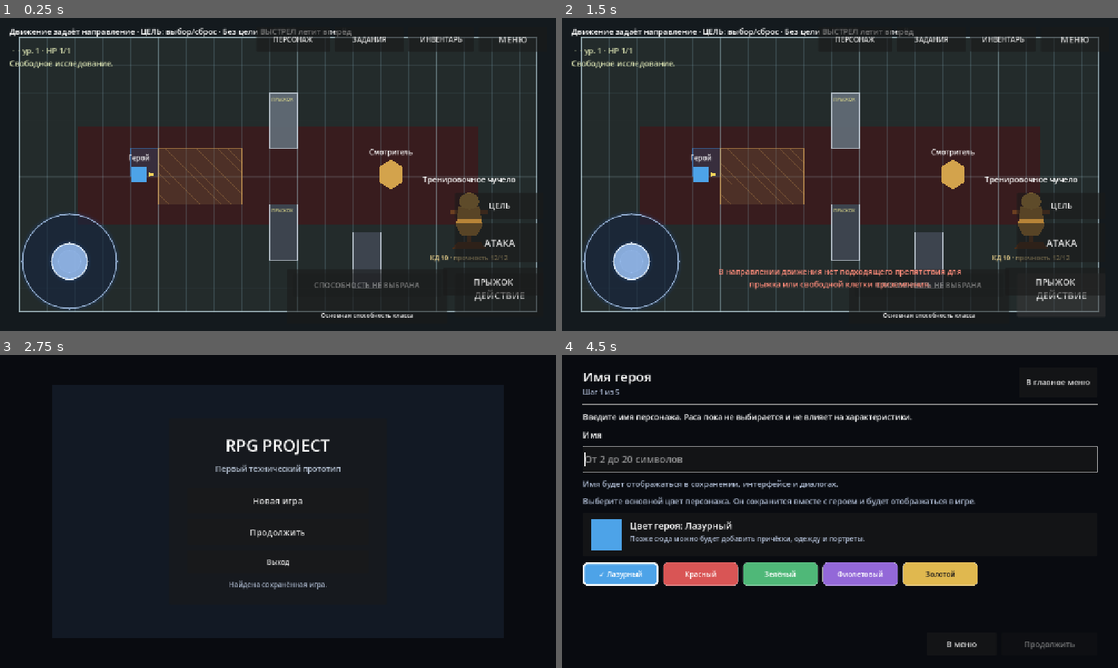
Above: before the commit, frames 1-4 (two rows, left to right).
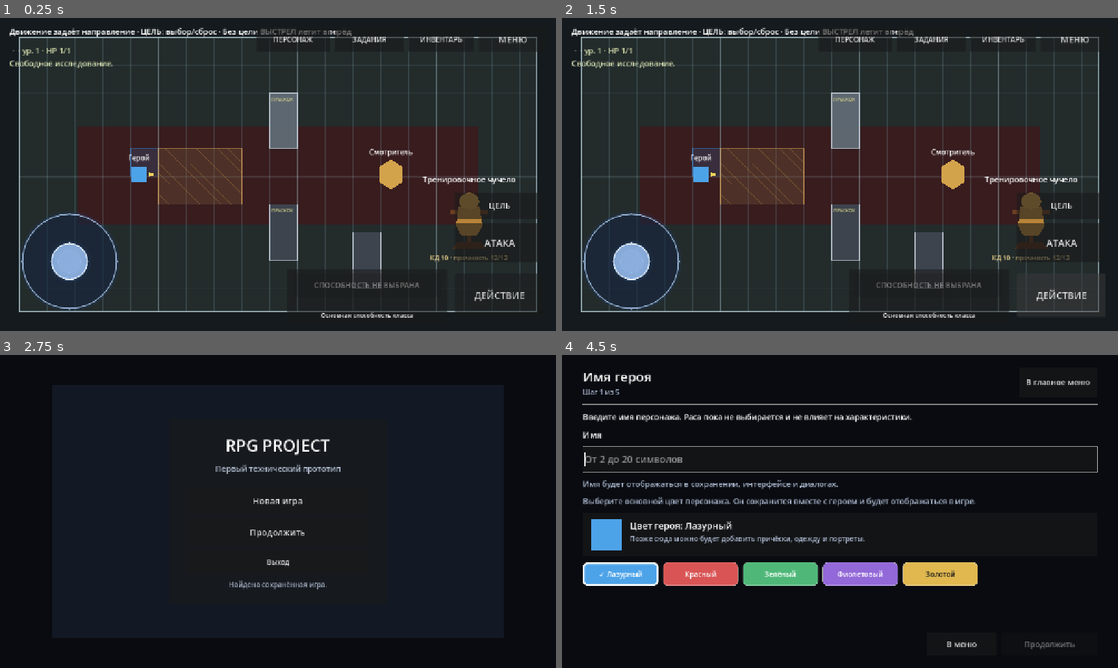
Above: after the commit, the same moments.

Repository: eretenkodaniil16-rgb/rpg-project
Game: Godot game, scene res://scenes/game/game.tscn
The game is run twice, just before and just after one commit, with the same random seed, the same clock (stepped at 60 frames per second) and the same inputs. This scene is started directly instead of the project's main scene.
Inputs (mouse positions are in pixels of both pictures, inside the frame that each line leads up to):
- Up to frame 1 (0.25 s): no input
- Up to frame 2 (1.5 s): click (1056, 280) at 0.5 s, where only the run before the commit has a clickable "ПРЫЖОК"; click "ДЕЙСТВИЕ" at 1.25 s
- Up to frame 3 (2.75 s): click "МЕНЮ" at 2 s
- Up to frame 4 (4.5 s): click "Новая игра" at 2.75 s; click "В главное меню" at 3.5 s; click "Новая игра" at 4.25 s

The runs differ from the first frame. In frame 1, 0.2% of the frame differs, in the area x 83-97%, y 79-89%; in frame 2, 1.2%, in the area x 28-97%, y 79-89%; in frame 3, less than 0.1%; in frame 4, nothing differs.

Commit message:
feat: add floating move confirmation and grouped action catalog

Diff:
--- a/scripts/ui/action_catalog_ui.gd
+++ b/scripts/ui/action_catalog_ui.gd
@@ -4,26 +4,36 @@
 signal action_requested(action_id: String)
 signal jump_requested
 
-const CATEGORY_ORDER: Array[String] = ["movement", "action", "bonus", "reaction"]
+const CATEGORY_ORDER: Array[String] = ["action", "bonus", "reaction"]
 const CATEGORY_LABELS: Dictionary = {
-	"movement": "ПЕРЕМЕЩЕНИЕ",
 	"action": "ДЕЙСТВИЕ",
 	"bonus": "ДОП. ДЕЙСТВИЕ",
 	"reaction": "РЕАКЦИЯ"
 }
+const ACTION_GROUP_ORDER: Array[String] = ["attack", "movement", "spell", "tactic"]
+const ACTION_GROUP_LABELS: Dictionary = {
+	"attack": "АТАКИ",
+	"movement": "ПЕРЕМЕЩЕНИЕ",
+	"spell": "ЗАКЛИНАНИЯ",
+	"tactic": "ТАКТИКА"
+}
 
 var catalog_button: Button
+var confirm_move_button: Button
+var end_turn_button: Button
 var jump_button: Button
 var panel: PanelContainer
 var header_label: Label
 var resource_label: Label
 var description_label: Label
 var category_row: HBoxContainer
+var action_group_row: HBoxContainer
 var action_grid: GridContainer
 var close_button: Button
 
 var _entries: Dictionary = {}
-var _selected_category: String = "movement"
+var _selected_category: String = "action"
+var _selected_action_group: String = "attack"
 var _last_signature: String = ""
 
 
@@ -40,10 +50,15 @@
 	overlay_visible: bool,
 	entries: Dictionary,
 	resource_text: String,
-	movement_plan_text: String
+	movement_plan_text: String,
+	has_movement_plan: bool = false,
+	planned_cost_feet: int = 0
 ) -> void:
-	catalog_button.visible = combat_active and not overlay_visible
-	jump_button.visible = not combat_active and not overlay_visible
+	var show_combat_controls: bool = combat_active and not overlay_visible
+	catalog_button.visible = show_combat_controls
+	end_turn_button.visible = show_combat_controls
+	confirm_move_button.visible = show_combat_controls and player_turn and has_movement_plan
+	jump_button.hide()
 	if not combat_active:
 		panel.hide()
 	if not catalog_button.visible and panel.visible:
@@ -52,8 +67,18 @@
 	resource_label.text = resource_text
 	header_label.text = "БОЕВЫЕ ДЕЙСТВИЯ · %s" % movement_plan_text
 	catalog_button.disabled = not player_turn
+	end_turn_button.disabled = not player_turn
+	confirm_move_button.disabled = not player_turn or not has_movement_plan
+	confirm_move_button.text = "ПЕРЕМЕСТИТЬСЯ · %d ФТ" % planned_cost_feet if has_movement_plan else "ПЕРЕМЕСТИТЬСЯ"
 	if panel.visible:
-		var signature: String = JSON.stringify([_entries, _selected_category, player_turn, resource_text, movement_plan_text])
+		var signature: String = JSON.stringify([
+			_entries,
+			_selected_category,
+			_selected_action_group,
+			player_turn,
+			resource_text,
+			movement_plan_text
+		])
 		if signature != _last_signature:
 			_last_signature = signature
 			_rebuild_action_grid()
@@ -72,25 +97,46 @@
 	catalog_button.name = "ActionCatalogButton"
 	catalog_button.text = "ДЕЙСТВИЯ"
 	catalog_button.set_anchors_preset(Control.PRESET_BOTTOM_RIGHT)
-	catalog_button.offset_left = -260.0
-	catalog_button.offset_top = -145.0
+	catalog_button.offset_left = -268.0
+	catalog_button.offset_top = -224.0
 	catalog_button.offset_right = -28.0
-	catalog_button.offset_bottom = -82.0
+	catalog_button.offset_bottom = -164.0
 	catalog_button.add_theme_font_size_override("font_size", 20)
 	catalog_button.mouse_filter = Control.MOUSE_FILTER_STOP
 	catalog_button.pressed.connect(_toggle_catalog)
 	add_child(catalog_button)
 
+	end_turn_button = Button.new()
+	end_turn_button.name = "EndTurnFixedButton"
+	end_turn_button.text = "ЗАВЕРШИТЬ ХОД"
+	end_turn_button.set_anchors_preset(Control.PRESET_BOTTOM_RIGHT)
+	end_turn_button.offset_left = -268.0
+	end_turn_button.offset_top = -146.0
+	end_turn_button.offset_right = -28.0
+	end_turn_button.offset_bottom = -82.0
+	end_turn_button.add_theme_font_size_override("font_size", 18)
+	end_turn_button.mouse_filter = Control.MOUSE_FILTER_STOP
+	end_turn_button.pressed.connect(func() -> void: action_requested.emit("end_turn"))
+	add_child(end_turn_button)
+
+	confirm_move_button = Button.new()
+	confirm_move_button.name = "ConfirmMovementFloatingButton"
+	confirm_move_button.text = "ПЕРЕМЕСТИТЬСЯ"
+	confirm_move_button.set_anchors_preset(Control.PRESET_CENTER_BOTTOM)
+	confirm_move_button.offset_left = -190.0
+	confirm_move_button.offset_top = -92.0
+	confirm_move_button.offset_right = 190.0
+	confirm_move_button.offset_bottom = -28.0
+	confirm_move_button.add_theme_font_size_override("font_size", 19)
+	confirm_move_button.mouse_filter = Control.MOUSE_FILTER_STOP
+	confirm_move_button.pressed.connect(func() -> void: action_requested.emit("confirm_move"))
+	add_child(confirm_move_button)
+
+	# Compatibility node. The active mobile jump button is created next to the joystick.
 	jump_button = Button.new()
-	jump_button.name = "ExplorationJumpButton"
+	jump_button.name = "ExplorationJumpButtonLegacy"
 	jump_button.text = "ПРЫЖОК"
-	jump_button.set_anchors_preset(Control.PRESET_BOTTOM_RIGHT)
-	jump_button.offset_left = -260.0
-	jump_button.offset_top = -145.0
-	jump_button.offset_right = -28.0
-	jump_button.offset_bottom = -82.0
-	jump_button.add_theme_font_size_override("font_size", 20)
-	jump_button.mouse_filter = Control.MOUSE_FILTER_STOP
+	jump_button.hide()
 	jump_button.pressed.connect(func() -> void: jump_requested.emit())
 	add_child(jump_button)
 
@@ -98,9 +144,9 @@
 	panel.name = "ActionCatalogPanel"
 	panel.set_anchors_preset(Control.PRESET_CENTER)
 	panel.offset_left = -500.0
-	panel.offset_top = -245.0
+	panel.offset_top = -265.0
 	panel.offset_right = 500.0
-	panel.offset_bottom = 245.0
+	panel.offset_bottom = 265.0
 	panel.mouse_filter = Control.MOUSE_FILTER_STOP
 	add_child(panel)
 
@@ -112,7 +158,7 @@
 	panel.add_child(margin)
 
 	var column := VBoxContainer.new()
-	column.add_theme_constant_override("separation", 12)
+	column.add_theme_constant_override("separation", 10)
 	margin.add_child(column)
 
 	var top_row := HBoxContainer.new()
@@ -143,8 +189,19 @@
 		category_button.pressed.connect(_select_category.bind(category_id))
 		category_row.add_child(category_button)
 
+	action_group_row = HBoxContainer.new()
+	action_group_row.add_theme_constant_override("separation", 6)
+	column.add_child(action_group_row)
+	for group_id: String in ACTION_GROUP_ORDER:
+		var group_button := Button.new()
+		group_button.name = "%sActionGroupButton" % group_id.capitalize()
+		group_button.text = str(ACTION_GROUP_LABELS.get(group_id, group_id))
+		group_button.size_flags_horizontal = Control.SIZE_EXPAND_FILL
+		group_button.pressed.connect(_select_action_group.bind(group_id))
+		action_group_row.add_child(group_button)
+
 	var scroll := ScrollContainer.new()
-	scroll.custom_minimum_size = Vector2(0.0, 285.0)
+	scroll.custom_minimum_size = Vector2(0.0, 280.0)
 	scroll.size_flags_vertical = Control.SIZE_EXPAND_FILL
 	column.add_child(scroll)
 	action_grid = GridContainer.new()
@@ -155,7 +212,7 @@
 	scroll.add_child(action_grid)
 
 	description_label = Label.new()
-	description_label.custom_minimum_size = Vector2(0.0, 52.0)
+	description_label.custom_minimum_size = Vector2(0.0, 50.0)
 	description_label.autowrap_mode = TextServer.AUTOWRAP_WORD_SMART
 	description_label.add_theme_color_override("font_color", Color(0.86, 0.84, 0.72, 1.0))
 	column.add_child(description_label)
@@ -174,12 +231,27 @@
 	_rebuild_action_grid()
 
 
+func _select_action_group(group_id: String) -> void:
+	_selected_action_group = group_id
+	_last_signature = ""
+	_rebuild_action_grid()
+
+
 func _rebuild_action_grid() -> void:
 	for child: Node in action_grid.get_children():
 		child.queue_free()
+	action_group_row.visible = _selected_category == "action"
 	var values: Variant = _entries.get(_selected_category, [])
 	var category_entries: Array = values as Array if values is Array else []
-	if category_entries.is_empty():
+	var visible_entries: Array[Dictionary] = []
+	for entry_value: Variant in category_entries:
+		if not entry_value is Dictionary:
+			continue
+		var entry: Dictionary = entry_value as Dictionary
+		if _selected_category == "action" and str(entry.get("group", "tactic")) != _selected_action_group:
+			continue
+		visible_entries.append(entry)
+	if visible_entries.is_empty():
 		var empty_label := Label.new()
 		empty_label.text = "В этой категории сейчас нет доступных возможностей."
 		empty_label.custom_minimum_size = Vector2(860.0, 60.0)
@@ -187,10 +259,7 @@
 		action_grid.add_child(empty_label)
 		description_label.text = ""
 		return
-	for entry_value: Variant in category_entries:
-		if not entry_value is Dictionary:
-			continue
-		var entry := entry_value as Dictionary
+	for entry: Dictionary in visible_entries:
 		var button := Button.new()
 		button.name = "%sActionButton" % str(entry.get("id", "action")).capitalize()
 		button.text = str(entry.get("label", "Действие"))
@@ -200,7 +269,7 @@
 		button.pressed.connect(_emit_action.bind(str(entry.get("id", "")), str(entry.get("description", ""))))
 		button.mouse_entered.connect(_show_description.bind(str(entry.get("description", ""))))
 		action_grid.add_child(button)
-	description_label.text = "Выберите действие. Ресурс указан названием категории."
+	description_label.text = "Выберите возможность. Обычное и дополнительное действия расходуются раздельно."
 
 
 func _emit_action(action_id: String, description: String) -> void:
